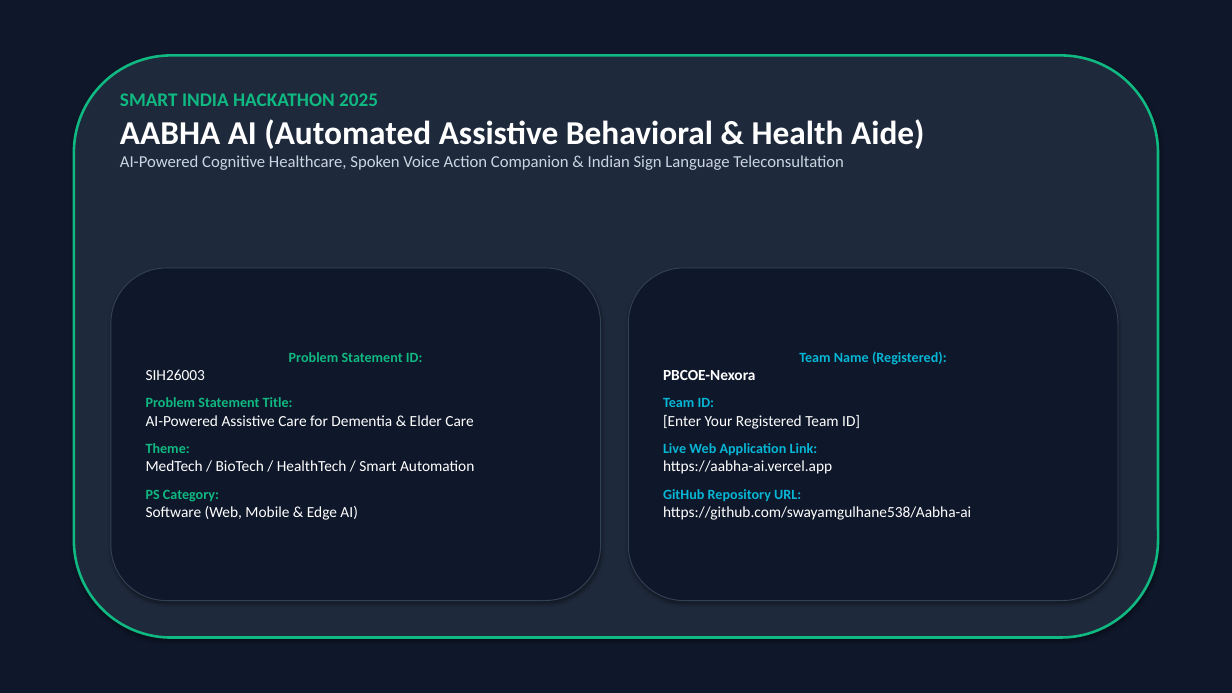
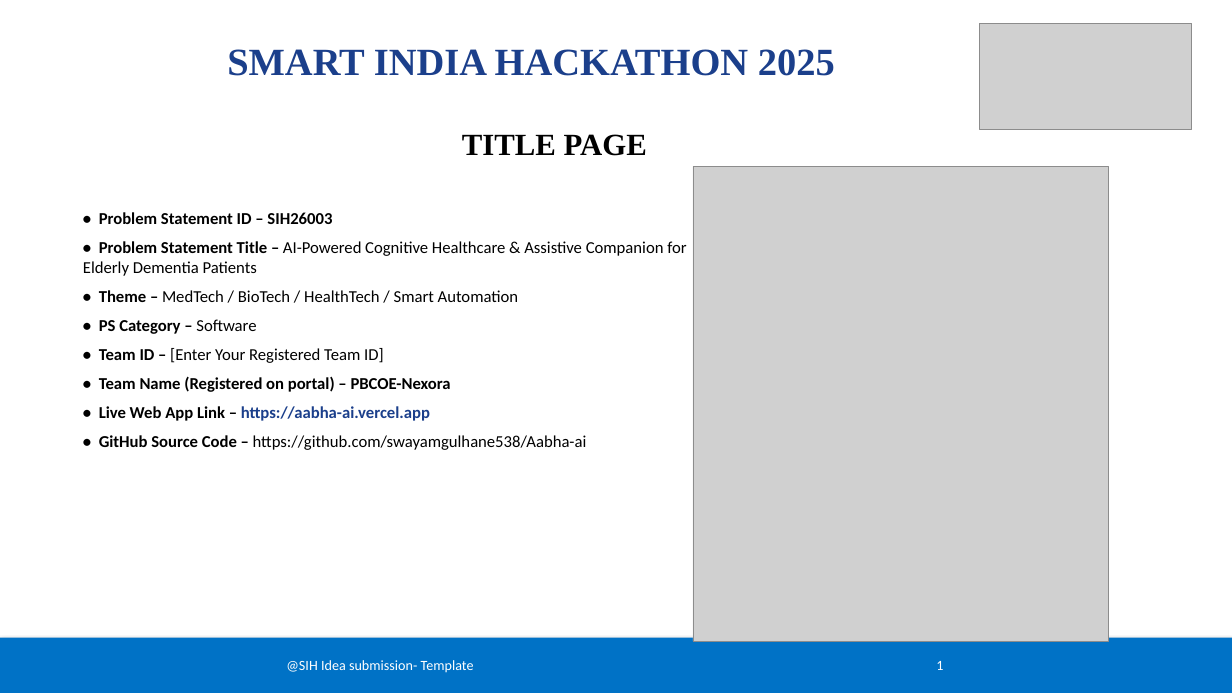
Before and after one commit to swayamgulhane538/Aabha-ai, a slide deck: slide 1 of SIH_2025_PBCOE_Nexora_AABHA_AI.pptx. Drawn at 1232x693 pixels with LibreOffice and Linux fonts; fonts in the diff are those of the drawing; grey boxes stand for pictures. Boxes give left, top, right and bottom in pixels: in the first picture for what was removed or moved away, otherwise in the second. Text is boxed around its words. In the diff, an @@ line names an element or a change of style, - is before the commit and + after.

Commit message:
Update SIH 2025 PPTX to exact official SIH template with white background, blue footer, team oval badge, flowcharts, and live links

```diff
--- a/SIH_2025_PBCOE_Nexora_AABHA_AI.pptx
+++ b/SIH_2025_PBCOE_Nexora_AABHA_AI.pptx
@@ rectangle at (0, 0, 1232, 693): fill #0F172A to #FFFFFF @@
@@ picture added at (980, 23, 1192, 129) @@
@@ rounded rectangle removed at (74, 55, 1158, 638) @@
@@ text added at (227, 49, 835, 76), 30 pt, text #1B3F8B, bold @@
+SMART INDIA HACKATHON 2025
@@ text removed at (120, 93, 924, 170) @@
-SMART INDIA HACKATHON 2025
-AABHA AI (Automated Assistive Behavioral & Health Aide)
-AI-Powered Cognitive Healthcare, Spoken Voice Action Companion & Indian Sign Language Teleconsultation
@@ text added at (462, 134, 647, 156), 24 pt, text #000000, bold @@
+TITLE PAGE
@@ picture added at (693, 166, 1109, 641) @@
@@ text added at (83, 212, 686, 450), 13 pt, text #000000 @@
+• Problem Statement ID – SIH26003
+• Problem Statement Title – AI-Powered Cognitive Healthcare & Assistive Companion for Elderly Dementia Patients
+• Theme – MedTech / BioTech / HealthTech / Smart Automation
+• PS Category – Software
+• Team ID – [Enter Your Registered Team ID]
+• Team Name (Registered on portal) – PBCOE-Nexora
+• Live Web App Link – https://aabha-ai.vercel.app
+• GitHub Source Code – https://github.com/swayamgulhane538/Aabha-ai
@@ rounded rectangle removed at (111, 268, 601, 601) @@
-Problem Statement ID:
-SIH26003
-Problem Statement Title:
-AI-Powered Assistive Care for Dementia & Elder Care
-Theme:
-MedTech / BioTech / HealthTech / Smart Automation
-PS Category:
-Software (Web, Mobile & Edge AI)
@@ rounded rectangle removed at (628, 268, 1118, 601) @@
-Team Name (Registered):
-PBCOE-Nexora
-Team ID:
-[Enter Your Registered Team ID]
-Live Web Application Link:
-https://aabha-ai.vercel.app
-GitHub Repository URL:
-https://github.com/swayamgulhane538/Aabha-ai
@@ rectangle added at (0, 638, 1232, 693), fill #0072C6, 11 pt, text #FFFFFF @@
+@SIH Idea submission- Template 1
```
Also in this commit, not shown: 4 other slides changed, 1 slide added, 1 slide removed, 6 other files.
